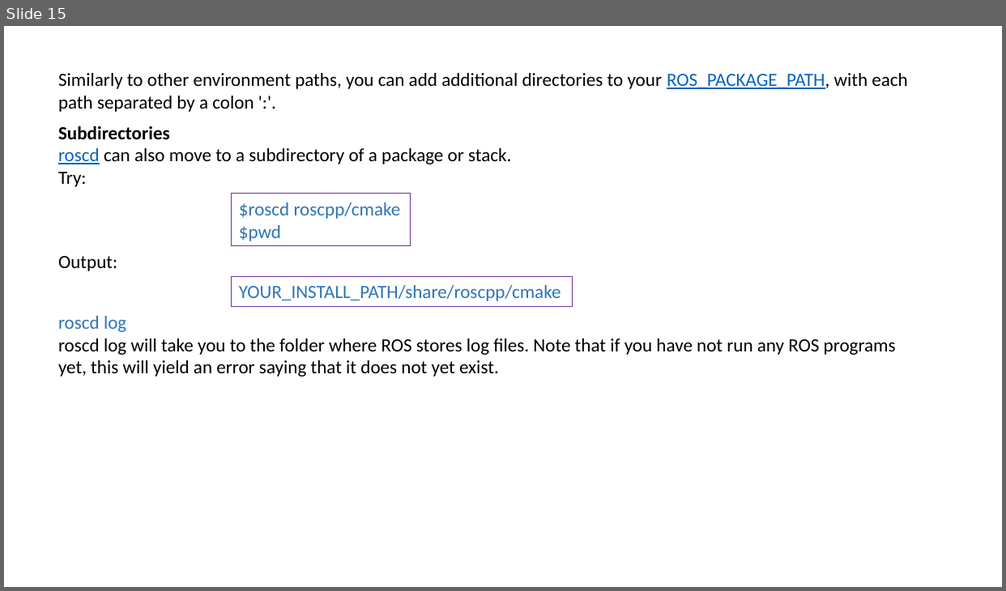
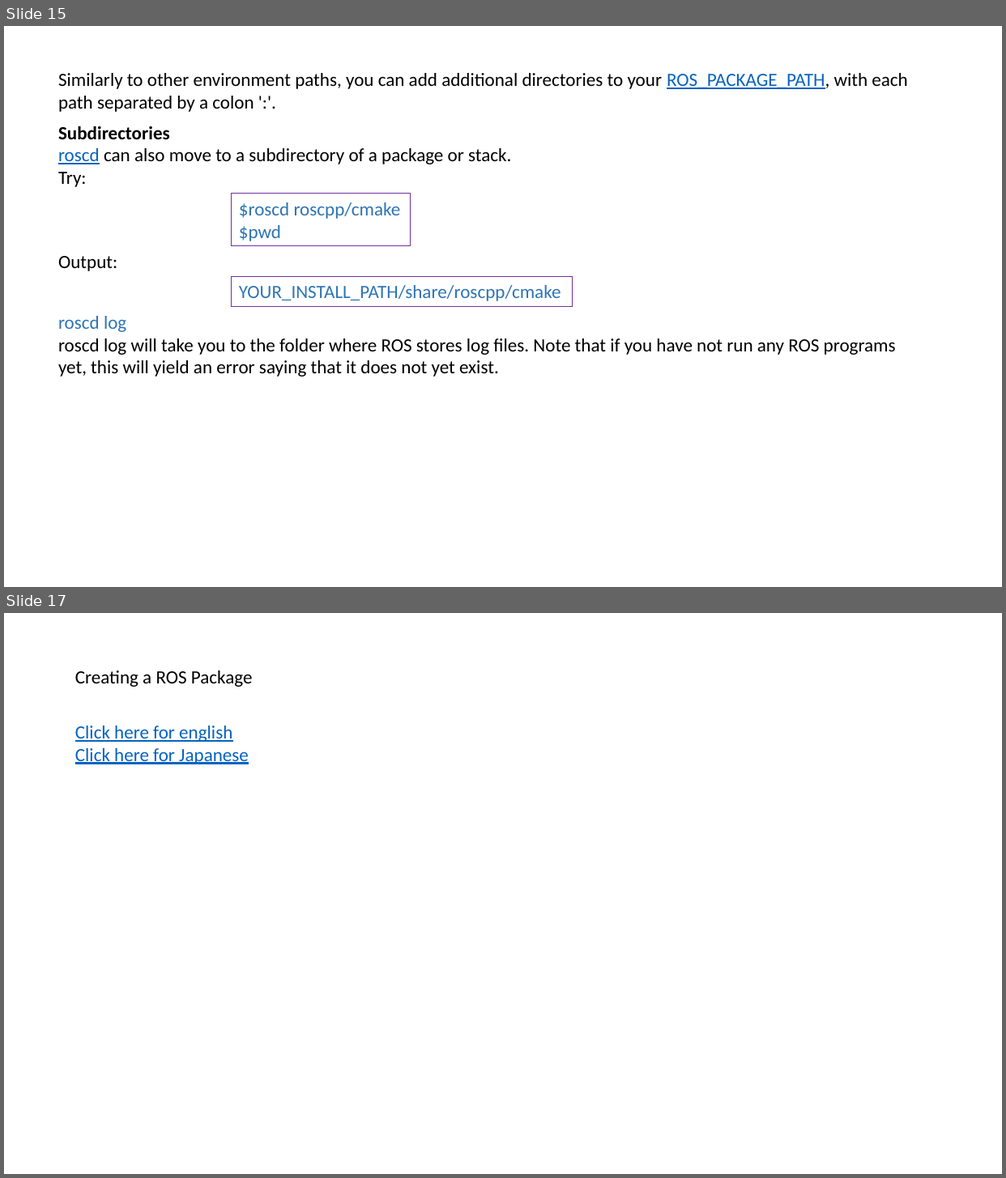
Before and after one commit to vishal-kit/ROS_Lec_1, a slide deck: ROS lec 1.pptx. Shown one above the other, each under a label of ours: slide 15 before the commit, slides 15 and 17 after it; the slides between them are not shown. The pictures are 1006x591 and 1006x1178 pixels, drawn with LibreOffice and Linux fonts; fonts in the diff are those of the drawing. Boxes give left, top, right and bottom in pixels: in the first picture for what was removed or moved away, otherwise in the second. Text is boxed around its words. In the diff, an @@ line names an element or a change of style, - is before the commit and + after.

```diff
--- a/ROS lec 1.pptx
+++ b/ROS lec 1.pptx
@@ slide 17 added at <box>4,613,1002,1174</box>, background #FFFFFF @@
@@ text added at <box>75,671,253,687</box>, 18 pt, text #000000 @@
+Creating a ROS Package
@@ text added at <box>75,726,249,764</box>, 18 pt, text #0563C1, underline @@
+Click here for english
+Click here for Japanese
```
Also in this commit, not shown: 1 slide changed, 1 other slide added.
